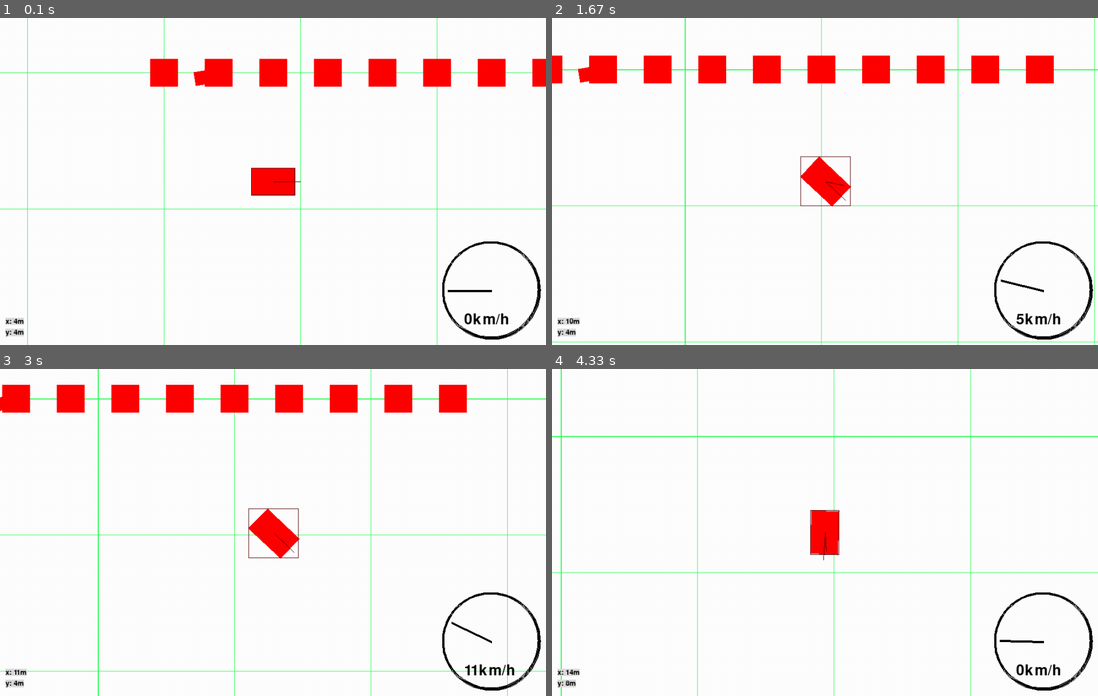
Above: before the commit, frames 1-4 (two rows, left to right).
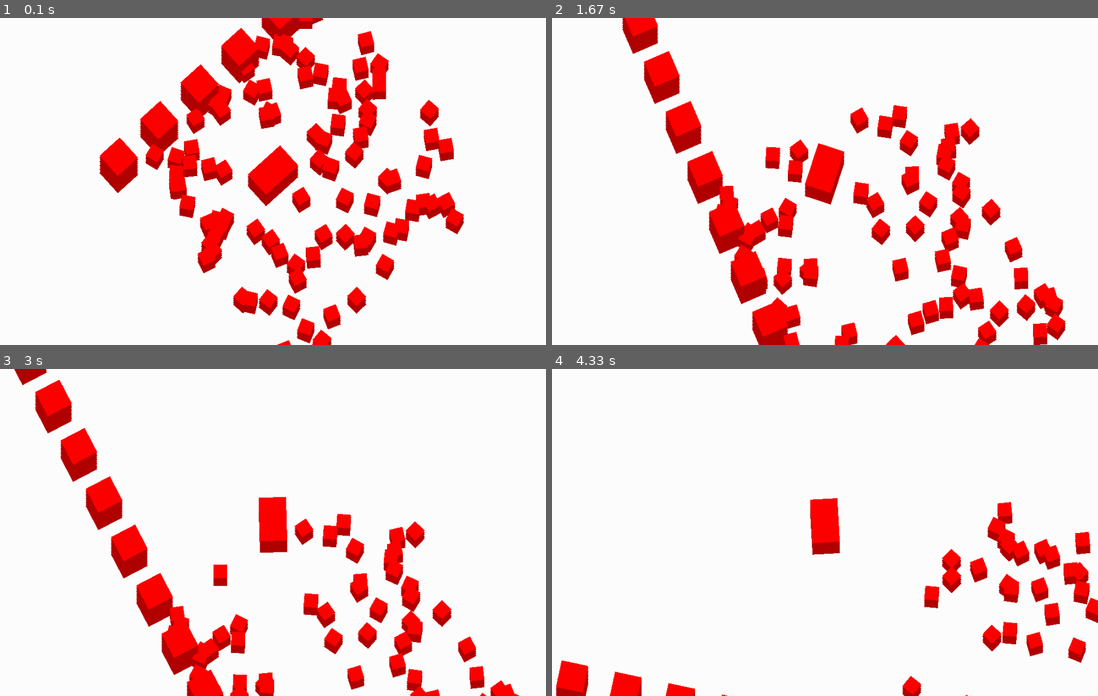
Above: after the commit, the same moments.

Repository: Xseis/Another-Pygame-Project
Game: pygame game, started from main.py
The game is run twice, just before and just after one commit, with the same random seed, the same clock (stepped at 60 frames per second) and the same inputs.
Inputs:
- Up to frame 1 (0.1 s): no input
- Up to frame 2 (1.67 s): hold W 0.83-1.3 s; hold D from 1.33 s (still down)
- Up to frame 3 (3 s): release D at 1.8 s; hold A 1.83-2.37 s; hold A 2.4-2.8 s; hold W from 2.83 s (still down)
- Up to frame 4 (4.33 s): release W at 3.2 s; hold D 3.23-3.87 s; hold A from 3.9 s (still down)

The runs differ from the first frame. In frame 1, 21% of the frame differs, in the area x 0-100%, y 0-100%; in frame 2, 21%; in frame 3, 18%; in frame 4, 8.1%.

Commit message:
FUCK THE KIDS YES

Diff:
--- a/main.py
+++ b/main.py
@@ -1,7 +1,9 @@
 import pygame
-import math
 pygame.font.init()
 pygame.mixer.init()
+import math
+import moderngl
+import numpy as np
 
 class ObjectClass:
     def __init__(self, x:float, y:float, game:"GameClass", length:float=1, width:float=1) -> None:
@@ -43,11 +45,18 @@
 
         self.drag = 0.4
 
+        # VISUALS
+        self.stack_layers = 10
+
+        self.game.objects.append(self)
+
         # For collision detection
         if self.can_collide or self.can_touch:
             self.grid = grid
             self.chunks = grid.query(self)
             self.grid.add_object(self)
+
+            self.resolve_collision()
 
     def remove(self):
         """DELETES the object, this removes it from the grid too"""
@@ -76,9 +85,10 @@
             is_colliding, normal, depth = self.SeparatingAxisTheorem(self, obj)
 
             if is_colliding and normal and depth:
+                self.collision_event(obj)
                 obj.collision_event(self)
 
-                if self.can_collide and not self.is_static: # ONLY move self if can_collide is on
+                if self.can_collide and obj.can_collide and not self.is_static: # ONLY move self if can_collide is on
                     mtv = (normal[0]*depth, normal[1]*depth)
                     self.x -= mtv[0]
                     self.y -= mtv[1]
@@ -159,11 +169,10 @@
         # Update collision chunks / grid
         if old_x != self.x or old_y != self.y: # If position changed
             self.grid.update_chunks(self)
-
-        # Collision check
-        # SAT (Separating Axis Theorem) also pushes objects away from each other
-        # when a collision occurs.
-        self.resolve_collision()
+             # Collision check
+            # SAT (Separating Axis Theorem) also pushes objects away from each other
+            # when a collision occurs.
+            self.resolve_collision()
 
         # Drag
         self.vx *= self.drag ** dt
@@ -178,6 +187,7 @@
     def __init__(self, x: float, y: float, angle: float, grid: "GridClass", game:"GameClass") -> None:
         super().__init__(x, y, angle, mass=1, inertia=1, grid=grid, game=game, length=50, width=50, is_static=False, can_collide=False, can_touch=True)
         self.hp = 100
+        self.stack_layers = 5
 
     @property
     def is_alive(self):
@@ -189,8 +199,6 @@
             self.hp = 0
             if not self.is_alive:
                 self.kill()
-        else:
-            print("Kid fucking walked in a wall")
 
     def kill(self):
         self.remove()
@@ -217,6 +225,8 @@
         self.goodslip_boost_timer = 0.0
         self.goodslip_boost_duration = 0.5 # sec
         self.goodslip_boost_multiplier = 2
+
+        self.stack_layers = 7
 
     def Controls(self, dt):
         keys = pygame.key.get_pressed()
@@ -294,8 +304,6 @@
         steer_response = 10.0
         self.angular_vel += (target_angular_vel - self.angular_vel) * (steer_response / self.inertia) * dt
 
-        super().tick(dt)
-
 class CameraClass(PhysicsObjectClass):
     def __init__(self, x:float, y:float, angle:float, game:"GameClass") -> None:
         super().__init__(x, y, angle, mass=0, inertia=0, grid=game.grid, game=game, is_static=True, can_collide=False, can_touch=False)
@@ -312,7 +320,7 @@
             return
         self.x = self.target.x
         self.y = self.target.y
-        #self.angle = self.lerp_angle(self.angle, self.target.angle+math.radians(90), 0.1)
+        self.angle = self.lerp_angle(self.angle, self.target.angle+math.radians(90), 0.1)
 
     def cam_space(self, x, y):
         nx, ny = (x-self.x)*self.zoom, (y-self.y)*self.zoom
@@ -377,6 +385,8 @@
 class GameClass:
     def __init__(self) -> None:
         self.grid = GridClass(grid_size=500)
+        self.objects:list[ObjectClass] = [] # PURELY DRAWING/VISUAL
+
         self.cat = CatClass(x=400.0, y=400.0, angle=0.0, mass=10.0, inertia=1.0, grid=self.grid, game=self, width=100, length=160)
         self.wall = PhysicsObjectClass(0, 0, 0, 0, 0, grid=self.grid, game=self, width=100, length=100)
         self.wall.is_static = True
@@ -384,16 +394,78 @@
         self.camera = CameraClass(0, 0, 0, self)
         self.camera.target = self.cat
 
-        self.objects:list[ObjectClass] = [self.cat, self.wall] # PURELY DRAWING/VISUAL
-        for i in range(10):
+        for i in range(1000):
             wall= PhysicsObjectClass(i*200, 0, 0, 0, 0, grid=self.grid, game=self, width=100, length=100, is_static=True)
-            self.objects.append(wall)
-
-        self.objects.append(KidClass(140, 20, 3, self.grid, game=self))
+
+        import random
+        for i in range(100):
+            KidClass(random.randint(0, 1000), random.randint(0, 1000), math.radians(random.randint(0, 360)), self.grid, game=self)
 
         self.WIDTH, self.HEIGHT = 1000, 600
-        self.win = pygame.display.set_mode((self.WIDTH, self.HEIGHT))
+        self.win = pygame.display.set_mode((self.WIDTH, self.HEIGHT), pygame.OPENGL | pygame.DOUBLEBUF)
         self.clock = pygame.time.Clock()
+
+        # OPENGL
+        self.ctx = moderngl.create_context()
+        vertex_shader = '''
+        #version 330
+        in vec2 in_pos;
+        in float in_layers;
+        uniform vec2 screen_size;
+        uniform float layer_height;
+        flat out int v_instance;
+        flat out int v_layers;
+        void main() {
+            vec2 pos = in_pos;
+            pos.y -= float(gl_InstanceID) * layer_height;
+            vec2 ndc = (pos / screen_size) * 2.0 - 1.0;
+            ndc.y = -ndc.y;
+            gl_Position = vec4(ndc, 0.0, 1.0);
+            v_instance = gl_InstanceID;
+            v_layers = int(in_layers);
+        }
+        '''
+
+        fragment_shader = '''
+        #version 330
+        uniform vec3 color;
+        uniform float side_shade;
+        flat in int v_instance;
+        flat in int v_layers;
+        out vec4 frag_color;
+        void main() {
+            if (v_instance >= v_layers) {
+                discard; // this object doesn't have this many layers
+            }
+            bool is_top = (v_instance == v_layers - 1);
+            vec3 final_color = is_top ? color : color * side_shade;
+            frag_color = vec4(final_color, 1.0);
+        }
+        '''
+
+        self.MAX_STACK_LAYERS = 40
+        self.STACK_LAYERS = 10
+        self.LAYER_WORLD_HEIGHT = 7.0  # how "tall" each layer is in world units, tune to taste
+
+        prog = self.ctx.program(vertex_shader=vertex_shader, fragment_shader=fragment_shader)
+        prog['screen_size'].value = (self.WIDTH, self.HEIGHT)
+        prog['color'].value = (1.0, 0.0, 0.0)
+        prog['side_shade'].value = 0.7  # tweak to taste; lower = darker/more dramatic
+        self.prog = prog  # keep a reference so you can update the uniform per-frame
+
+        self.max_objects = 2000
+        verts_per_obj = 4
+        self.vbo = self.ctx.buffer(reserve=self.max_objects * verts_per_obj * 2 * 4)
+
+        indices = []
+        for i in range(self.max_objects):
+            base = i * 4
+            indices += [base, base+1, base+2, base, base+2, base+3]
+        indices = np.array(indices, dtype='i4')
+        self.ibo = self.ctx.buffer(indices.tobytes())
+
+        self.vao = self.ctx.vertex_array(self.prog, [(self.vbo, '2f 1f', 'in_pos', 'in_layers')], index_buffer=self.ibo)
+
 
     def Run(self):
         self.running = True
@@ -413,42 +485,58 @@
             self.camera.follow()
 
             self.win.fill((255, 255, 255))
+            self.ctx.clear(1.0, 1.0, 1.0)
             gridw = min(int(self.WIDTH/self.camera.zoom//self.grid.grid_size+3), 100)
             gridh = min(int(self.HEIGHT/self.camera.zoom//self.grid.grid_size+3), 100)
             for x in range(gridw):
                 for y in range(gridh):
                     dx, dy = x-gridw//2, y-gridh//2
-                    pygame.draw.rect(self.win, (50, 255, 90), (self.WIDTH/2+dx*self.grid.grid_size*self.camera.zoom-(self.camera.x%(self.grid.grid_size)*self.camera.zoom),
-                                                        self.HEIGHT/2+dy*self.grid.grid_size*self.camera.zoom-(self.camera.y%(self.grid.grid_size)*self.camera.zoom),
-                                                        self.grid.grid_size*self.camera.zoom+1,
-                                                        self.grid.grid_size*self.camera.zoom+1), 1)
+                    #pygame.draw.rect(self.win, (50, 255, 90), (self.WIDTH/2+dx*self.grid.grid_size*self.camera.zoom-(self.camera.x%(self.grid.grid_size)*self.camera.zoom),
+                                                        # self.HEIGHT/2+dy*self.grid.grid_size*self.camera.zoom-(self.camera.y%(self.grid.grid_size)*self.camera.zoom),
+                                                        # self.grid.grid_size*self.camera.zoom+1,
+                                                        # self.grid.grid_size*self.camera.zoom+1), 1)
+            # each frame
+            all_verts = []
+            all_layers = []
             for obj in self.objects:
                 if isinstance(obj, PhysicsObjectClass):
                     obj.tick(dt)
                 corners = [self.camera.cam_space(dx, dy) for dx, dy in obj.get_corners()]
-                pygame.draw.polygon(self.win, (255, 0, 0), corners)
+                layers = getattr(obj, 'stack_layers', self.STACK_LAYERS)
+                for corner in corners:
+                    all_verts.append(corner)
+                    all_layers.append(layers)
+
+            pos_arr = np.array(all_verts, dtype='f4')
+            layers_arr = np.array(all_layers, dtype='f4').reshape(-1, 1)
+            combined = np.hstack([pos_arr, layers_arr])
+            self.vbo.write(combined.tobytes())
+
+            self.prog['layer_height'].value = self.LAYER_WORLD_HEIGHT * self.camera.zoom
+            self.vao.render(moderngl.TRIANGLES, vertices=len(self.objects) * 6, instances=self.MAX_STACK_LAYERS)
+                #pygame.draw.polygon(self.win, (255, 0, 0), corners)
             # CAT AABB
             aabb = self.cat.get_aabb()
             screen_pos = self.camera.cam_space(aabb[0], aabb[1])
-            pygame.draw.rect(self.win, (80,0,0), (*screen_pos, aabb[2]*self.camera.zoom, aabb[3]*self.camera.zoom), 1)
+            #pygame.draw.rect(self.win, (80,0,0), (*screen_pos, aabb[2]*self.camera.zoom, aabb[3]*self.camera.zoom), 1)
 
             # CAT DIRECTION
             if self.cat.speed > 0:
                 angle = math.atan2(self.cat.vy, self.cat.vx)
             else:
                 angle = self.cat.angle
-            pygame.draw.line(self.win, (80,0,0), self.camera.cam_space(self.cat.x, self.cat.y), self.camera.cam_space(self.cat.x+math.cos(angle)*70, self.cat.y+math.sin(angle)*70))
-            pygame.draw.line(self.win, (80,0,0), self.camera.cam_space(self.cat.x, self.cat.y), self.camera.cam_space(self.cat.x+math.cos(self.cat.angle)*100, self.cat.y+math.sin(self.cat.angle)*100))
+            #pygame.draw.line(self.win, (80,0,0), self.camera.cam_space(self.cat.x, self.cat.y), self.camera.cam_space(self.cat.x+math.cos(angle)*70, self.cat.y+math.sin(angle)*70))
+            #pygame.draw.line(self.win, (80,0,0), self.camera.cam_space(self.cat.x, self.cat.y), self.camera.cam_space(self.cat.x+math.cos(self.cat.angle)*100, self.cat.y+math.sin(self.cat.angle)*100))
 
             # SPEEDOMETER
             center = (self.WIDTH-100, self.HEIGHT-100)
             kmh = self.cat.speed/100*3.6
             angle = math.radians(180)
             angle += math.radians(kmh/80*180)
-            pygame.draw.line(self.win, (0,0,0), center,
-                            (center[0]+math.cos(angle)*80, center[1]+math.sin(angle)*80),
-                            4)
-            pygame.draw.arc(self.win, (0,0,0), (center[0]-90, center[1]-90, 180, 180), 0, math.radians(360), 4)
+            #pygame.draw.line(self.win, (0,0,0), center,
+                            # (center[0]+math.cos(angle)*80, center[1]+math.sin(angle)*80),
+                            # 4)
+            #pygame.draw.arc(self.win, (0,0,0), (center[0]-90, center[1]-90, 180, 180), 0, math.radians(360), 4)
             font = pygame.font.Font(None, 40)
             self.win.blit(font.render(f"{int(kmh)}km/h", True, (0,0,0)), (center[0]-50, center[1]+40))
 
